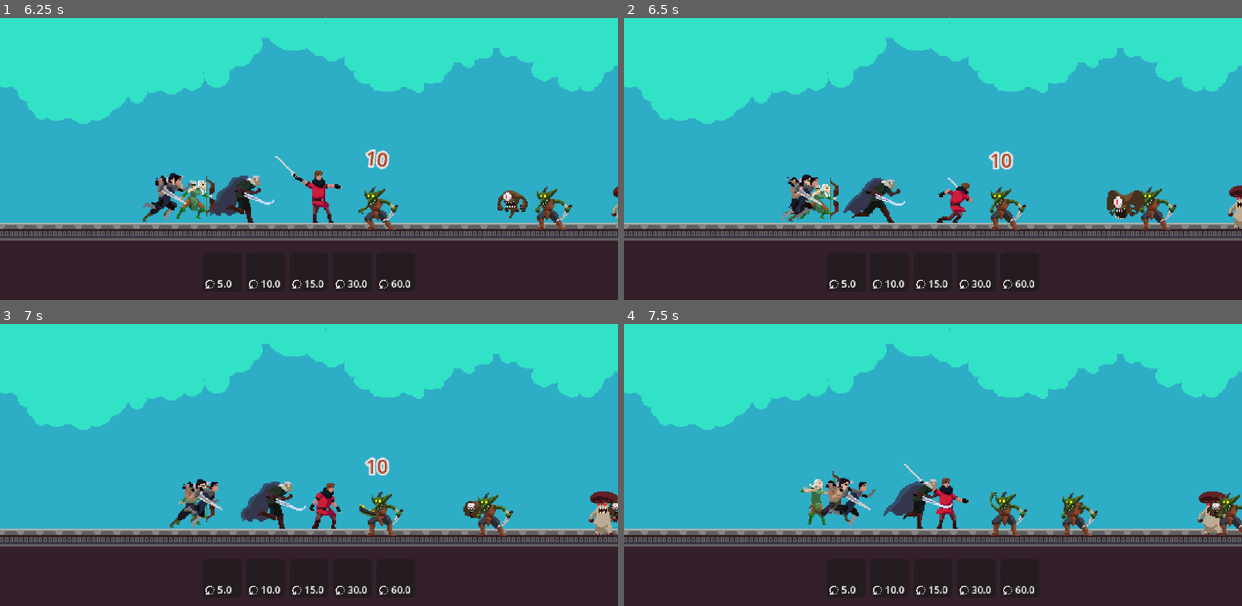
Above: before the commit, frames 1-4 (two rows, left to right).
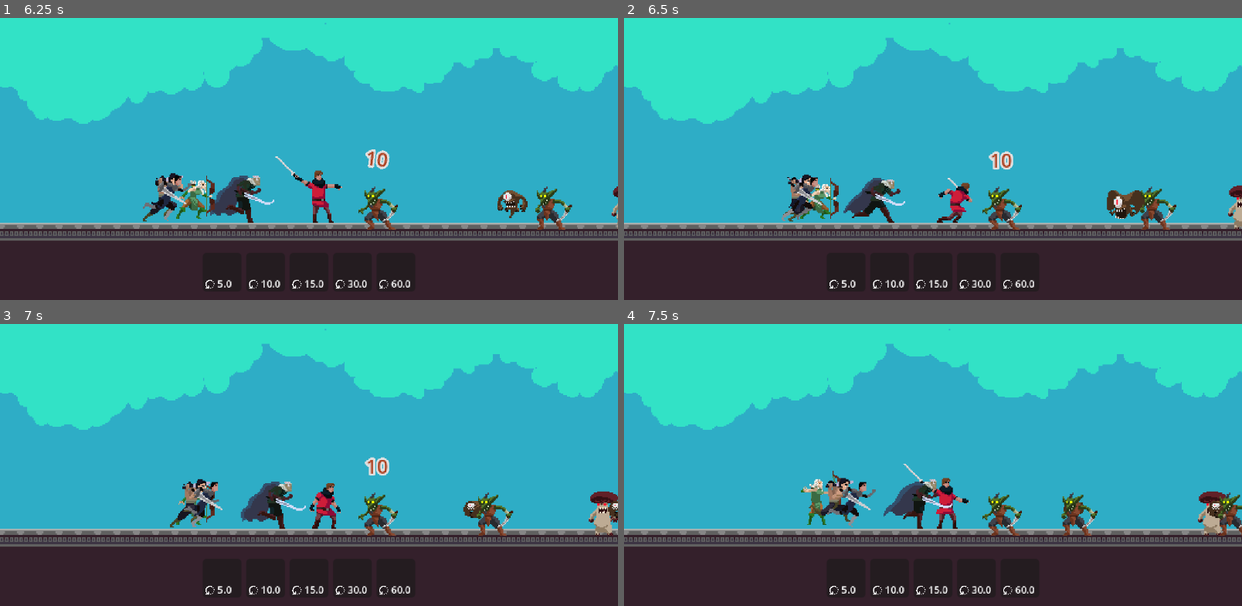
Above: after the commit, the same moments.

Repository: rockgem/finntalisker-dimension-wars
Game: Godot game, scene res://scenes/Main.tscn
Same seed, same stepped clock (60 frames per second), same inputs: the game is played once before the commit and once after it.
Inputs (mouse positions are in pixels of both pictures, inside the frame that each line leads up to):
- Up to frame 1 (6.25 s): tap Enter at 0.5 s; move the mouse to (222, 271) at 0.52 s; click (222, 271) at 0.67 s; move the mouse to (265, 271) at 1.27 s; click (265, 271) at 1.42 s; move the mouse to (309, 271) at 2.02 s; click (309, 271) at 2.17 s; move the mouse to (352, 271) at 2.77 s; click (352, 271) at 2.92 s; move the mouse to (395, 271) at 3.52 s; click (395, 271) at 3.67 s; move the mouse to (123, 74) at 4.27 s; click (123, 74) at 4.42 s; move the mouse to (339, 125) at 5.02 s; click (339, 125) at 5.17 s; move the mouse to (216, 40) at 5.77 s; click (216, 40) at 5.92 s
- Up to frame 2 (6.5 s): no input
- Up to frame 3 (7 s): move the mouse to (444, 414) at 6.52 s; click (444, 414) at 6.67 s
- Up to frame 4 (7.5 s): move the mouse to (809, 450) at 7.27 s; click (809, 450) at 7.42 s

Frame 1 is identical in both runs. In frame 2, 0.4% of the frame differs, in the area x 58-66%, y 59-75%; in frame 3, 0.6%; in frame 4, 0.5%.

Commit message:
death anims

Diff:
--- a/actors/entities/Troop.gd
+++ b/actors/entities/Troop.gd
@@ -38,7 +38,10 @@
 		return
 
 	if $RayCast2D.is_colliding():
-		target_ref = $RayCast2D.get_collider().get_parent()
+		if is_instance_valid($RayCast2D.get_collider()):
+			target_ref = $RayCast2D.get_collider().get_parent()
+		else:
+			target_ref = null
 	else:
 		target_ref = null
 
@@ -57,7 +60,9 @@
 			if attack_tick >= attack_tick_max:
 				$AnimatedSprite2D.play("attack")
 				await $AnimatedSprite2D.animation_finished
-				target_ref.receive_damage(data['attack'])
+
+				if is_instance_valid(target_ref):
+					target_ref.receive_damage(data['attack'])
 
 				attack_tick = 0.0
 
@@ -72,12 +77,26 @@
 
 	add_child(df)
 
+	data['hp'] -= damage
+
+	if data['hp'] <= 0:
+		death()
+
 
 func attack():
 	if target_ref == null or is_instance_valid(target_ref) == false:
 		return
 
 
+
+
+func death():
+	set_physics_process(false)
+	$AnimatedSprite2D.play('death')
+
+	await $AnimatedSprite2D.animation_finished
+
+	queue_free()
 
 
 func get_closest():
--- a/reso/sprites/amazon.tres
+++ b/reso/sprites/amazon.tres
@@ -1,6 +1,7 @@
-[gd_resource type="SpriteFrames" load_steps=24 format=3 uid="uid://dwaoa2snmspky"]
+[gd_resource type="SpriteFrames" load_steps=34 format=3 uid="uid://dwaoa2snmspky"]
 
 [ext_resource type="Texture2D" uid="uid://tdjm0b55i3kf" path="res://art/fantasy/entities/Medieval Warrior Pack 3/Medieval Warrior Pack 3/Sprites/Attack1.png" id="1_l8cgb"]
+[ext_resource type="Texture2D" uid="uid://dqpfc7yedoyij" path="res://art/fantasy/entities/Medieval Warrior Pack 3/Medieval Warrior Pack 3/Sprites/Death.png" id="2_88vvx"]
 [ext_resource type="Texture2D" uid="uid://dqp5hfn0mr0eg" path="res://art/fantasy/entities/Medieval Warrior Pack 3/Medieval Warrior Pack 3/Sprites/Idle.png" id="2_gruim"]
 [ext_resource type="Texture2D" uid="uid://dl30rns46myf7" path="res://art/fantasy/entities/Medieval Warrior Pack 3/Medieval Warrior Pack 3/Sprites/Run.png" id="3_88vvx"]
 
@@ -19,6 +20,42 @@
 [sub_resource type="AtlasTexture" id="AtlasTexture_6keps"]
 atlas = ExtResource("1_l8cgb")
 region = Rect2(405, 0, 135, 135)
+
+[sub_resource type="AtlasTexture" id="AtlasTexture_geeno"]
+atlas = ExtResource("2_88vvx")
+region = Rect2(0, 0, 135, 135)
+
+[sub_resource type="AtlasTexture" id="AtlasTexture_qv7ok"]
+atlas = ExtResource("2_88vvx")
+region = Rect2(135, 0, 135, 135)
+
+[sub_resource type="AtlasTexture" id="AtlasTexture_511n4"]
+atlas = ExtResource("2_88vvx")
+region = Rect2(270, 0, 135, 135)
+
+[sub_resource type="AtlasTexture" id="AtlasTexture_2x6bi"]
+atlas = ExtResource("2_88vvx")
+region = Rect2(405, 0, 135, 135)
+
+[sub_resource type="AtlasTexture" id="AtlasTexture_hfrpd"]
+atlas = ExtResource("2_88vvx")
+region = Rect2(540, 0, 135, 135)
+
+[sub_resource type="AtlasTexture" id="AtlasTexture_t1xx2"]
+atlas = ExtResource("2_88vvx")
+region = Rect2(675, 0, 135, 135)
+
+[sub_resource type="AtlasTexture" id="AtlasTexture_27a4s"]
+atlas = ExtResource("2_88vvx")
+region = Rect2(810, 0, 135, 135)
+
+[sub_resource type="AtlasTexture" id="AtlasTexture_2dgfg"]
+atlas = ExtResource("2_88vvx")
+region = Rect2(945, 0, 135, 135)
+
+[sub_resource type="AtlasTexture" id="AtlasTexture_vovyh"]
+atlas = ExtResource("2_88vvx")
+region = Rect2(1080, 0, 135, 135)
 
 [sub_resource type="AtlasTexture" id="AtlasTexture_t36sy"]
 atlas = ExtResource("2_gruim")
@@ -102,6 +139,38 @@
 "loop": false,
 "name": &"attack",
 "speed": 10.0
+}, {
+"frames": [{
+"duration": 1.0,
+"texture": SubResource("AtlasTexture_geeno")
+}, {
+"duration": 1.0,
+"texture": SubResource("AtlasTexture_qv7ok")
+}, {
+"duration": 1.0,
+"texture": SubResource("AtlasTexture_511n4")
+}, {
+"duration": 1.0,
+"texture": SubResource("AtlasTexture_2x6bi")
+}, {
+"duration": 1.0,
+"texture": SubResource("AtlasTexture_hfrpd")
+}, {
+"duration": 1.0,
+"texture": SubResource("AtlasTexture_t1xx2")
+}, {
+"duration": 1.0,
+"texture": SubResource("AtlasTexture_27a4s")
+}, {
+"duration": 1.0,
+"texture": SubResource("AtlasTexture_2dgfg")
+}, {
+"duration": 1.0,
+"texture": SubResource("AtlasTexture_vovyh")
+}],
+"loop": false,
+"name": &"death",
+"speed": 12.0
 }, {
 "frames": [{
 "duration": 1.0,
--- a/reso/sprites/flying_demon.tres
+++ b/reso/sprites/flying_demon.tres
@@ -99,6 +99,11 @@
 "name": &"attack",
 "speed": 10.0
 }, {
+"frames": [],
+"loop": false,
+"name": &"death",
+"speed": 12.0
+}, {
 "frames": [{
 "duration": 1.0,
 "texture": SubResource("AtlasTexture_wqn4j")
--- a/reso/sprites/goblin.tres
+++ b/reso/sprites/goblin.tres
@@ -101,6 +101,11 @@
 "name": &"attack",
 "speed": 10.0
 }, {
+"frames": [],
+"loop": false,
+"name": &"death",
+"speed": 5.0
+}, {
 "frames": [{
 "duration": 1.0,
 "texture": SubResource("AtlasTexture_tg4ic")
--- a/reso/sprites/hunter.tres
+++ b/reso/sprites/hunter.tres
@@ -1,6 +1,7 @@
-[gd_resource type="SpriteFrames" load_steps=28 format=3 uid="uid://h2ge4eql6gxg"]
+[gd_resource type="SpriteFrames" load_steps=39 format=3 uid="uid://h2ge4eql6gxg"]
 
 [ext_resource type="Texture2D" uid="uid://crkqo2qanxyun" path="res://art/fantasy/entities/Huntress 2/Huntress 2/Sprites/Character/Attack.png" id="1_ptbgy"]
+[ext_resource type="Texture2D" uid="uid://14uvlh5yoocd" path="res://art/fantasy/entities/Huntress 2/Huntress 2/Sprites/Character/Death.png" id="2_b2k7k"]
 [ext_resource type="Texture2D" uid="uid://b2o2gcen36fi2" path="res://art/fantasy/entities/Huntress 2/Huntress 2/Sprites/Character/Idle.png" id="2_ptbgy"]
 [ext_resource type="Texture2D" uid="uid://kyg3vsa24cl6" path="res://art/fantasy/entities/Huntress 2/Huntress 2/Sprites/Character/Run.png" id="3_ptbgy"]
 
@@ -27,6 +28,46 @@
 [sub_resource type="AtlasTexture" id="AtlasTexture_ijlqh"]
 atlas = ExtResource("1_ptbgy")
 region = Rect2(500, 0, 100, 100)
+
+[sub_resource type="AtlasTexture" id="AtlasTexture_fwqyn"]
+atlas = ExtResource("2_b2k7k")
+region = Rect2(0, 0, 100, 100)
+
+[sub_resource type="AtlasTexture" id="AtlasTexture_6f0cd"]
+atlas = ExtResource("2_b2k7k")
+region = Rect2(100, 0, 100, 100)
+
+[sub_resource type="AtlasTexture" id="AtlasTexture_yt2om"]
+atlas = ExtResource("2_b2k7k")
+region = Rect2(200, 0, 100, 100)
+
+[sub_resource type="AtlasTexture" id="AtlasTexture_75h6v"]
+atlas = ExtResource("2_b2k7k")
+region = Rect2(300, 0, 100, 100)
+
+[sub_resource type="AtlasTexture" id="AtlasTexture_08pe6"]
+atlas = ExtResource("2_b2k7k")
+region = Rect2(400, 0, 100, 100)
+
+[sub_resource type="AtlasTexture" id="AtlasTexture_ij2sa"]
+atlas = ExtResource("2_b2k7k")
+region = Rect2(500, 0, 100, 100)
+
+[sub_resource type="AtlasTexture" id="AtlasTexture_ystyk"]
+atlas = ExtResource("2_b2k7k")
+region = Rect2(600, 0, 100, 100)
+
+[sub_resource type="AtlasTexture" id="AtlasTexture_ynydj"]
+atlas = ExtResource("2_b2k7k")
+region = Rect2(700, 0, 100, 100)
+
+[sub_resource type="AtlasTexture" id="AtlasTexture_ocbj8"]
+atlas = ExtResource("2_b2k7k")
+region = Rect2(800, 0, 100, 100)
+
+[sub_resource type="AtlasTexture" id="AtlasTexture_qj0nm"]
+atlas = ExtResource("2_b2k7k")
+region = Rect2(900, 0, 100, 100)
 
 [sub_resource type="AtlasTexture" id="AtlasTexture_21jmu"]
 atlas = ExtResource("2_ptbgy")
@@ -124,6 +165,41 @@
 "loop": false,
 "name": &"attack",
 "speed": 10.0
+}, {
+"frames": [{
+"duration": 1.0,
+"texture": SubResource("AtlasTexture_fwqyn")
+}, {
+"duration": 1.0,
+"texture": SubResource("AtlasTexture_6f0cd")
+}, {
+"duration": 1.0,
+"texture": SubResource("AtlasTexture_yt2om")
+}, {
+"duration": 1.0,
+"texture": SubResource("AtlasTexture_75h6v")
+}, {
+"duration": 1.0,
+"texture": SubResource("AtlasTexture_08pe6")
+}, {
+"duration": 1.0,
+"texture": SubResource("AtlasTexture_ij2sa")
+}, {
+"duration": 1.0,
+"texture": SubResource("AtlasTexture_ystyk")
+}, {
+"duration": 1.0,
+"texture": SubResource("AtlasTexture_ynydj")
+}, {
+"duration": 1.0,
+"texture": SubResource("AtlasTexture_ocbj8")
+}, {
+"duration": 1.0,
+"texture": SubResource("AtlasTexture_qj0nm")
+}],
+"loop": false,
+"name": &"death",
+"speed": 12.0
 }, {
 "frames": [{
 "duration": 1.0,
--- a/reso/sprites/mushroom.tres
+++ b/reso/sprites/mushroom.tres
@@ -94,6 +94,11 @@
 "name": &"attack",
 "speed": 10.0
 }, {
+"frames": [],
+"loop": false,
+"name": &"death",
+"speed": 5.0
+}, {
 "frames": [{
 "duration": 1.0,
 "texture": SubResource("AtlasTexture_aas8y")
--- a/reso/sprites/peasant.tres
+++ b/reso/sprites/peasant.tres
@@ -1,8 +1,9 @@
-[gd_resource type="SpriteFrames" load_steps=24 format=3 uid="uid://dgy4usogbeb44"]
+[gd_resource type="SpriteFrames" load_steps=31 format=3 uid="uid://dgy4usogbeb44"]
 
 [ext_resource type="Texture2D" uid="uid://bdfih3w7ir4tg" path="res://art/fantasy/entities/Medieval Warrior Pack 2/Medieval Warrior Pack 2/Sprites/Run.png" id="1_li7qv"]
 [ext_resource type="Texture2D" uid="uid://xacrtl5rsrlo" path="res://art/fantasy/entities/Medieval Warrior Pack 2/Medieval Warrior Pack 2/Sprites/Attack1.png" id="1_v6c01"]
 [ext_resource type="Texture2D" uid="uid://cb332627fmmab" path="res://art/fantasy/entities/Medieval Warrior Pack 2/Medieval Warrior Pack 2/Sprites/Idle.png" id="2_iygus"]
+[ext_resource type="Texture2D" uid="uid://h7pt6aed168t" path="res://art/fantasy/entities/Medieval Warrior Pack 2/Medieval Warrior Pack 2/Sprites/Death.png" id="2_jl77y"]
 
 [sub_resource type="AtlasTexture" id="AtlasTexture_t2ikb"]
 atlas = ExtResource("1_v6c01")
@@ -19,6 +20,30 @@
 [sub_resource type="AtlasTexture" id="AtlasTexture_p81gi"]
 atlas = ExtResource("1_v6c01")
 region = Rect2(450, 0, 150, 150)
+
+[sub_resource type="AtlasTexture" id="AtlasTexture_76kwg"]
+atlas = ExtResource("2_jl77y")
+region = Rect2(0, 0, 150, 150)
+
+[sub_resource type="AtlasTexture" id="AtlasTexture_jtqta"]
+atlas = ExtResource("2_jl77y")
+region = Rect2(150, 0, 150, 150)
+
+[sub_resource type="AtlasTexture" id="AtlasTexture_h2yv6"]
+atlas = ExtResource("2_jl77y")
+region = Rect2(300, 0, 150, 150)
+
+[sub_resource type="AtlasTexture" id="AtlasTexture_mbn7u"]
+atlas = ExtResource("2_jl77y")
+region = Rect2(450, 0, 150, 150)
+
+[sub_resource type="AtlasTexture" id="AtlasTexture_jyv0h"]
+atlas = ExtResource("2_jl77y")
+region = Rect2(600, 0, 150, 150)
+
+[sub_resource type="AtlasTexture" id="AtlasTexture_5kpfl"]
+atlas = ExtResource("2_jl77y")
+region = Rect2(750, 0, 150, 150)
 
 [sub_resource type="AtlasTexture" id="AtlasTexture_qg8ar"]
 atlas = ExtResource("2_iygus")
@@ -102,6 +127,29 @@
 "loop": false,
 "name": &"attack",
 "speed": 10.0
+}, {
+"frames": [{
+"duration": 1.0,
+"texture": SubResource("AtlasTexture_76kwg")
+}, {
+"duration": 1.0,
+"texture": SubResource("AtlasTexture_jtqta")
+}, {
+"duration": 1.0,
+"texture": SubResource("AtlasTexture_h2yv6")
+}, {
+"duration": 1.0,
+"texture": SubResource("AtlasTexture_mbn7u")
+}, {
+"duration": 1.0,
+"texture": SubResource("AtlasTexture_jyv0h")
+}, {
+"duration": 1.0,
+"texture": SubResource("AtlasTexture_5kpfl")
+}],
+"loop": false,
+"name": &"death",
+"speed": 12.0
 }, {
 "frames": [{
 "duration": 1.0,
--- a/reso/sprites/swordsman.tres
+++ b/reso/sprites/swordsman.tres
@@ -1,6 +1,7 @@
-[gd_resource type="SpriteFrames" load_steps=29 format=3 uid="uid://cutid5c625wyy"]
+[gd_resource type="SpriteFrames" load_steps=41 format=3 uid="uid://cutid5c625wyy"]
 
 [ext_resource type="Texture2D" uid="uid://bukbb6o2v8el0" path="res://art/fantasy/entities/Martial Hero 3/Martial Hero 3/Sprite/Attack1.png" id="1_kbeoa"]
+[ext_resource type="Texture2D" uid="uid://dhqmvjil52clq" path="res://art/fantasy/entities/Martial Hero 3/Martial Hero 3/Sprite/Death.png" id="2_3vo5x"]
 [ext_resource type="Texture2D" uid="uid://clu8p5cino5g" path="res://art/fantasy/entities/Martial Hero 3/Martial Hero 3/Sprite/Idle.png" id="2_kbeoa"]
 [ext_resource type="Texture2D" uid="uid://dam1iqurscgad" path="res://art/fantasy/entities/Martial Hero 3/Martial Hero 3/Sprite/Run.png" id="3_kbeoa"]
 
@@ -31,6 +32,50 @@
 [sub_resource type="AtlasTexture" id="AtlasTexture_nxtet"]
 atlas = ExtResource("1_kbeoa")
 region = Rect2(756, 0, 126, 126)
+
+[sub_resource type="AtlasTexture" id="AtlasTexture_h6cr4"]
+atlas = ExtResource("2_3vo5x")
+region = Rect2(0, 0, 126, 126)
+
+[sub_resource type="AtlasTexture" id="AtlasTexture_qdhmu"]
+atlas = ExtResource("2_3vo5x")
+region = Rect2(126, 0, 126, 126)
+
+[sub_resource type="AtlasTexture" id="AtlasTexture_2hag1"]
+atlas = ExtResource("2_3vo5x")
+region = Rect2(252, 0, 126, 126)
+
+[sub_resource type="AtlasTexture" id="AtlasTexture_jb8wh"]
+atlas = ExtResource("2_3vo5x")
+region = Rect2(378, 0, 126, 126)
+
+[sub_resource type="AtlasTexture" id="AtlasTexture_du113"]
+atlas = ExtResource("2_3vo5x")
+region = Rect2(504, 0, 126, 126)
+
+[sub_resource type="AtlasTexture" id="AtlasTexture_dwxlc"]
+atlas = ExtResource("2_3vo5x")
+region = Rect2(630, 0, 126, 126)
+
+[sub_resource type="AtlasTexture" id="AtlasTexture_7gvwh"]
+atlas = ExtResource("2_3vo5x")
+region = Rect2(756, 0, 126, 126)
+
+[sub_resource type="AtlasTexture" id="AtlasTexture_vcst7"]
+atlas = ExtResource("2_3vo5x")
+region = Rect2(882, 0, 126, 126)
+
+[sub_resource type="AtlasTexture" id="AtlasTexture_dne46"]
+atlas = ExtResource("2_3vo5x")
+region = Rect2(1008, 0, 126, 126)
+
+[sub_resource type="AtlasTexture" id="AtlasTexture_iyq0m"]
+atlas = ExtResource("2_3vo5x")
+region = Rect2(1134, 0, 126, 126)
+
+[sub_resource type="AtlasTexture" id="AtlasTexture_8tr77"]
+atlas = ExtResource("2_3vo5x")
+region = Rect2(1260, 0, 126, 126)
 
 [sub_resource type="AtlasTexture" id="AtlasTexture_533v1"]
 atlas = ExtResource("2_kbeoa")
@@ -131,6 +176,44 @@
 "loop": false,
 "name": &"attack",
 "speed": 10.0
+}, {
+"frames": [{
+"duration": 1.0,
+"texture": SubResource("AtlasTexture_h6cr4")
+}, {
+"duration": 1.0,
+"texture": SubResource("AtlasTexture_qdhmu")
+}, {
+"duration": 1.0,
+"texture": SubResource("AtlasTexture_2hag1")
+}, {
+"duration": 1.0,
+"texture": SubResource("AtlasTexture_jb8wh")
+}, {
+"duration": 1.0,
+"texture": SubResource("AtlasTexture_du113")
+}, {
+"duration": 1.0,
+"texture": SubResource("AtlasTexture_dwxlc")
+}, {
+"duration": 1.0,
+"texture": SubResource("AtlasTexture_7gvwh")
+}, {
+"duration": 1.0,
+"texture": SubResource("AtlasTexture_vcst7")
+}, {
+"duration": 1.0,
+"texture": SubResource("AtlasTexture_dne46")
+}, {
+"duration": 1.0,
+"texture": SubResource("AtlasTexture_iyq0m")
+}, {
+"duration": 1.0,
+"texture": SubResource("AtlasTexture_8tr77")
+}],
+"loop": false,
+"name": &"death",
+"speed": 12.0
 }, {
 "frames": [{
 "duration": 1.0,
--- a/reso/sprites/warrior.tres
+++ b/reso/sprites/warrior.tres
@@ -1,6 +1,7 @@
-[gd_resource type="SpriteFrames" load_steps=29 format=3 uid="uid://bvdnn0vvi7u6x"]
+[gd_resource type="SpriteFrames" load_steps=37 format=3 uid="uid://bvdnn0vvi7u6x"]
 
 [ext_resource type="Texture2D" uid="uid://i4yl50eyh1ly" path="res://art/fantasy/entities/Fantasy Warrior/Sprites/Attack1.png" id="1_5xty8"]
+[ext_resource type="Texture2D" uid="uid://ffl68qodrgdh" path="res://art/fantasy/entities/Fantasy Warrior/Sprites/Death.png" id="2_bys5o"]
 [ext_resource type="Texture2D" uid="uid://cfsccjhbjh616" path="res://art/fantasy/entities/Fantasy Warrior/Sprites/Idle.png" id="2_db1ej"]
 [ext_resource type="Texture2D" uid="uid://cbtshne31el2c" path="res://art/fantasy/entities/Fantasy Warrior/Sprites/Run.png" id="3_bys5o"]
 
@@ -30,6 +31,34 @@
 
 [sub_resource type="AtlasTexture" id="AtlasTexture_pv23n"]
 atlas = ExtResource("1_5xty8")
+region = Rect2(972, 0, 162, 162)
+
+[sub_resource type="AtlasTexture" id="AtlasTexture_o40hd"]
+atlas = ExtResource("2_bys5o")
+region = Rect2(0, 0, 162, 162)
+
+[sub_resource type="AtlasTexture" id="AtlasTexture_dyd1o"]
+atlas = ExtResource("2_bys5o")
+region = Rect2(162, 0, 162, 162)
+
+[sub_resource type="AtlasTexture" id="AtlasTexture_sff7b"]
+atlas = ExtResource("2_bys5o")
+region = Rect2(324, 0, 162, 162)
+
+[sub_resource type="AtlasTexture" id="AtlasTexture_xxp6v"]
+atlas = ExtResource("2_bys5o")
+region = Rect2(486, 0, 162, 162)
+
+[sub_resource type="AtlasTexture" id="AtlasTexture_q6xid"]
+atlas = ExtResource("2_bys5o")
+region = Rect2(648, 0, 162, 162)
+
+[sub_resource type="AtlasTexture" id="AtlasTexture_3n1m1"]
+atlas = ExtResource("2_bys5o")
+region = Rect2(810, 0, 162, 162)
+
+[sub_resource type="AtlasTexture" id="AtlasTexture_2a8xd"]
+atlas = ExtResource("2_bys5o")
 region = Rect2(972, 0, 162, 162)
 
 [sub_resource type="AtlasTexture" id="AtlasTexture_ad8o4"]
@@ -131,6 +160,32 @@
 "loop": false,
 "name": &"attack",
 "speed": 10.0
+}, {
+"frames": [{
+"duration": 1.0,
+"texture": SubResource("AtlasTexture_o40hd")
+}, {
+"duration": 1.0,
+"texture": SubResource("AtlasTexture_dyd1o")
+}, {
+"duration": 1.0,
+"texture": SubResource("AtlasTexture_sff7b")
+}, {
+"duration": 1.0,
+"texture": SubResource("AtlasTexture_xxp6v")
+}, {
+"duration": 1.0,
+"texture": SubResource("AtlasTexture_q6xid")
+}, {
+"duration": 1.0,
+"texture": SubResource("AtlasTexture_3n1m1")
+}, {
+"duration": 1.0,
+"texture": SubResource("AtlasTexture_2a8xd")
+}],
+"loop": false,
+"name": &"death",
+"speed": 12.0
 }, {
 "frames": [{
 "duration": 1.0,
